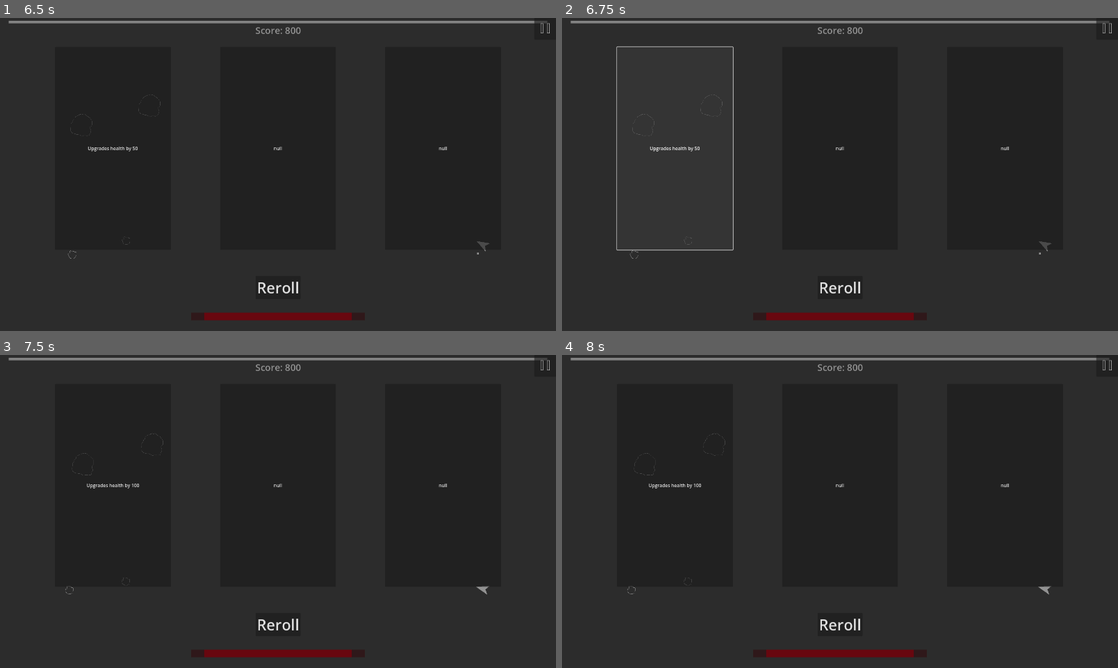
Above: before the commit, frames 1-4 (two rows, left to right).
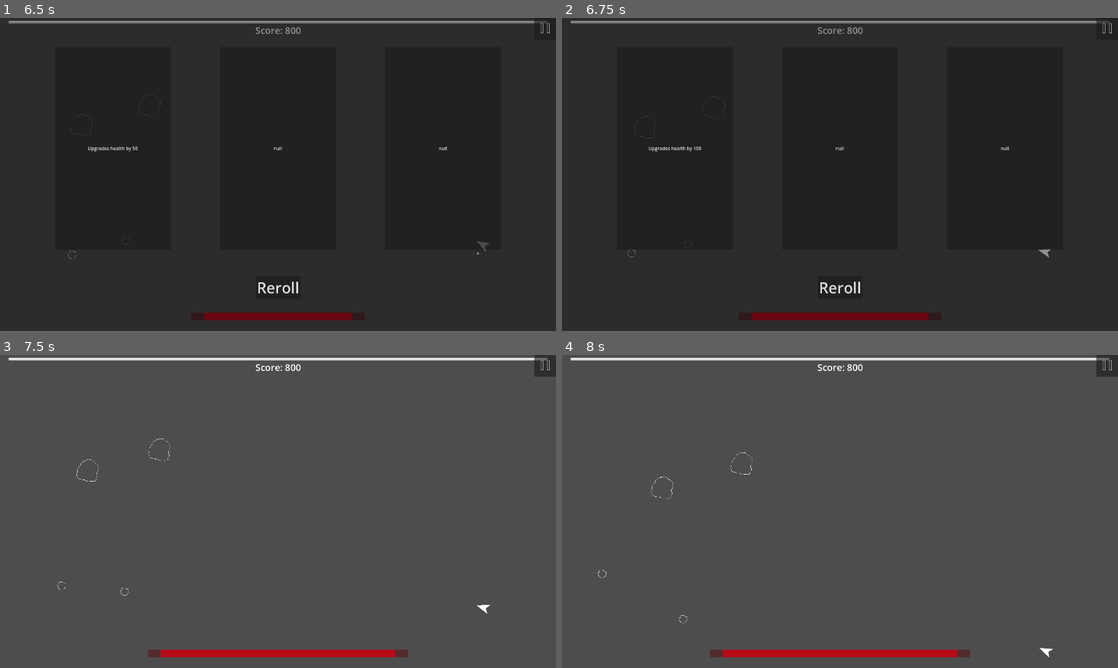
Above: after the commit, the same moments.

Repository: CoilSeb/AsteroidsPersonal
Game: Godot game, scene res://Scenes/Screens/Start Screen/StartScreen.tscn
The game is run twice, just before and just after one commit, with the same random seed, the same clock (stepped at 60 frames per second) and the same inputs.
Inputs (mouse positions are in pixels of both pictures, inside the frame that each line leads up to):
- Up to frame 1 (6.5 s): click "Start Game" at 0.5 s; click (544, 27) at 1.25 s; click "Restart Game" at 2 s; tap Enter at 2.75 s; move the mouse to (400, 158) at 2.77 s; press the mouse at (400, 158) at 2.78 s; hold D (rotate_right) 2.78-3.53 s; move the mouse to (166, 190) at 3.52 s; release the mouse at (166, 190) at 3.53 s; hold S (move_backward) 3.53-4.28 s; right-click (166, 190) at 3.6 s; move the mouse to (333, 105) at 4.27 s; hold D (rotate_right) 4.28-5.03 s; tap R (reroll) at 4.35 s; move the mouse to (250, 237) at 5.02 s; hold W (move_forward) 5.03-5.78 s; tap Space (shoot) at 5.1 s; move the mouse to (444, 221) at 5.77 s; press the mouse at (444, 221) at 5.78 s; hold A (rotate_left) from 5.78 s (still down)
- Up to frame 2 (6.75 s): release A (rotate_left) at 6.5 s; release the mouse at (1006, 221) at 6.5 s; click "Upgrades health by 50" at 6.5 s
- Up to frame 3 (7.5 s): click "Upgrades health by 50" (after the commit: "Upgrades health by 100") at 7.25 s
- Up to frame 4 (8 s): no input

Frame 1 is identical in both runs. In frame 2, 0.8% of the frame differs, in the area x 9-88%, y 8-97%; in frame 3, 100%, in the area x 0-100%, y 0-100%; in frame 4, 100%.

Commit message:
Refactor health upgrades and apply upgrade to player

Diff:
--- a/Scenes/UI/UI.gd
+++ b/Scenes/UI/UI.gd
@@ -197,9 +197,6 @@
 
 		buttons[i].text = my_upgrade.upgrade_text
 		upgrades[i] = my_upgrade
-
-		#print("i: ", i)
-		#print("upgrades[i]: ", upgrades[i])
 
 	first_upgrade = upgrades[0]
 	second_upgrade = upgrades[1]
@@ -243,15 +240,9 @@
 		#Global.my_upgrades_test[2] = " "
 
 	#Health
-	if my_upgrade.upgrade_name == "health_up1":
-		my_upgrade.upgrade_function.apply_upgrade(50)
-		Global.upgrades_test.append(my_upgrade.next_upgrade)
-	if my_upgrade.upgrade_name == "health_up2":
-		my_upgrade.upgrade_function.apply_upgrade(100)
-		Global.upgrades_test.append(my_upgrade.next_upgrade)
-	if my_upgrade.upgrade_name == "health_up3":
-		my_upgrade.upgrade_function.apply_upgrade(150)
-		Global.upgrades_test.append(my_upgrade.next_upgrade)
+	my_upgrade.upgrade_player()
+	Global.upgrades_test.append(my_upgrade.next_upgrade)
+
 	##Health Regen
 	#if my_upgrade == "health_regen_up1":
 		#Global.health_regen += 0.5
--- a/Scenes/UI/UI.tscn
+++ b/Scenes/UI/UI.tscn
@@ -268,6 +268,7 @@
 expand_icon = true
 
 [node name="Level_Up_Timer" type="Timer" parent="."]
+wait_time = 0.2
 one_shot = true
 
 [connection signal="pressed" from="Restart" to="." method="_on_restart_pressed"]
--- a/Upgrades/Solo_Upgrades/health_up.gd
+++ /dev/null
@@ -1,16 +0,0 @@
-extends Node
-
-
-# Called when the node enters the scene tree for the first time.
-func _ready():
-	pass # Replace with function body.
-
-
-# Called every frame. 'delta' is the elapsed time since the previous frame.
-func _process(_delta):
-	pass
-
-
-func apply_upgrade(value):
-	Global.update_max_health.emit(value)
-	Global.update_health.emit(value)
--- a/Upgrades/Solo_Upgrades/health_up.tres
+++ b/Upgrades/Solo_Upgrades/health_up.tres
@@ -1,24 +1,44 @@
 [gd_resource type="Resource" script_class="upgrade" load_steps=5 format=3 uid="uid://cxm7y6arl8o4e"]
 
 [ext_resource type="Script" path="res://Upgrades/upgrades.gd" id="1_nplsq"]
-[ext_resource type="Script" path="res://Upgrades/Solo_Upgrades/health_up.gd" id="2_7yn56"]
+
+[sub_resource type="GDScript" id="GDScript_qyksv"]
+script/source = "extends Node
+
+
+# Called when the node enters the scene tree for the first time.
+func _ready():
+	pass # Replace with function body.
+
+
+# Called every frame. 'delta' is the elapsed time since the previous frame.
+func _process(_delta):
+	pass
+
+
+func apply_upgrade(value):
+	Global.update_max_health.emit(value)
+	Global.update_health.emit(value)
+"
 
 [sub_resource type="Resource" id="Resource_rkgik"]
 script = ExtResource("1_nplsq")
-upgrade_name = "health_up3"
+upgrade_name = "health"
 upgrade_text = "Upgrades health by 150"
-upgrade_function = ExtResource("2_7yn56")
+upgrade_value = 150
+upgrade_function = SubResource("GDScript_qyksv")
 
 [sub_resource type="Resource" id="Resource_84j6l"]
 script = ExtResource("1_nplsq")
-upgrade_name = "health_up2"
+upgrade_name = "health"
 upgrade_text = "Upgrades health by 100"
 next_upgrade = SubResource("Resource_rkgik")
-upgrade_function = ExtResource("2_7yn56")
+upgrade_value = 100
+upgrade_function = SubResource("GDScript_qyksv")
 
 [resource]
 script = ExtResource("1_nplsq")
-upgrade_name = "health_up1"
+upgrade_name = "health"
 upgrade_text = "Upgrades health by 50"
 next_upgrade = SubResource("Resource_84j6l")
-upgrade_function = ExtResource("2_7yn56")
+upgrade_value = 50
--- a/Upgrades/upgrades.gd
+++ b/Upgrades/upgrades.gd
@@ -5,5 +5,14 @@
 @export var upgrade_name : String = ""
 @export var upgrade_text : String = ""
 @export var next_upgrade : upgrade = null
+@export var upgrade_value : int = 0
 
 @export var upgrade_function : GDScript = null
+
+func upgrade_player():
+	if "health" in upgrade_name:
+		upgrade_health()
+
+func upgrade_health():
+	Global.update_max_health.emit(upgrade_value)
+	Global.update_health.emit(upgrade_value)
